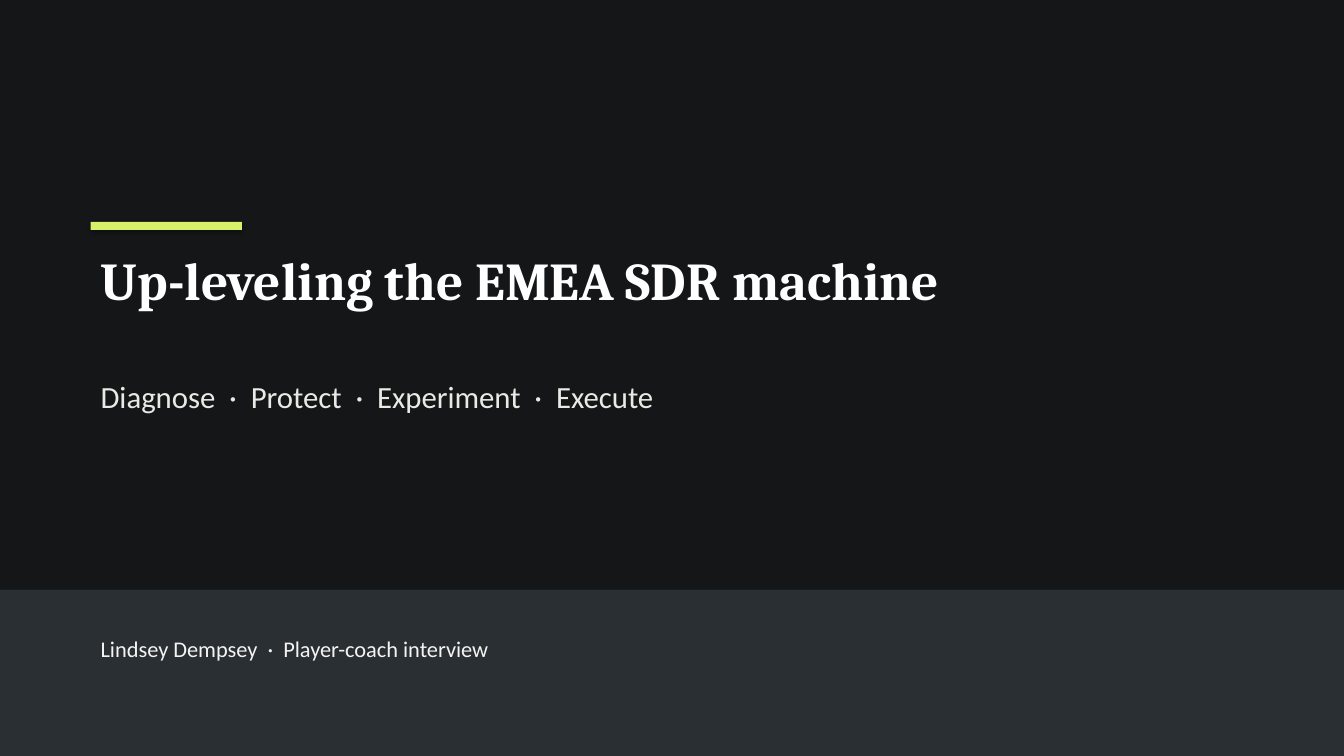
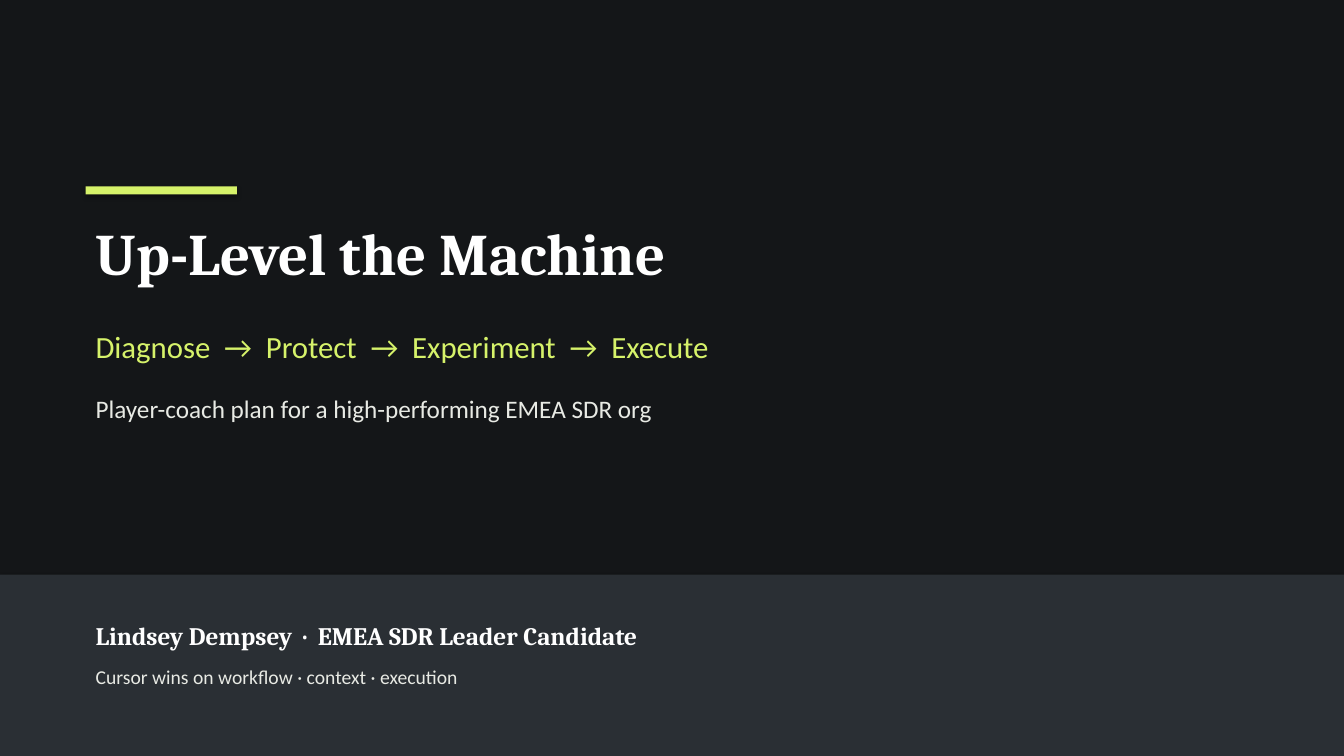
Before and after one commit to dempseli01-stack/lindsey, a slide deck: slide 1 of Lindsey_Presentation.pptx. Drawn at 1344x756 pixels with LibreOffice and Linux fonts; fonts in the diff are those of the drawing. Boxes give left, top, right and bottom in pixels: in the first picture for what was removed or moved away, otherwise in the second. Text is boxed around its words. In the diff, an @@ line names an element or a change of style, - is before the commit and + after.

```diff
--- a/Lindsey_Presentation.pptx
+++ b/Lindsey_Presentation.pptx
@@ rectangle: place and size @@
-rectangle at (91, 222, 242, 230)
+rectangle at (86, 187, 237, 195)
@@ text at (96, 234, 666, 288): text changed; size 38 to 42 pt @@
-Up-leveling the EMEA SDR machine
+Up-Level the Machine
@@ text at (96, 337, 708, 364): text changed; text colour #E8EAE4 to #D6F26A @@
-Diagnose · Protect · Experiment · Execute
+Diagnose → Protect → Experiment → Execute
@@ text at (96, 400, 652, 423): text changed; size 16 to 18 pt; text colour #F4F5F2 to #E8EAE4 @@
-Lindsey Dempsey · Player-coach interview
+Player-coach plan for a high-performing EMEA SDR org
@@ rectangle: place and size @@
-rectangle at (0, 590, 1344, 756)
+rectangle at (0, 575, 1344, 756)
@@ text added at (96, 627, 637, 651), 18 pt, text #FFFFFF, bold @@
+Lindsey Dempsey · EMEA SDR Leader Candidate
@@ text added at (96, 670, 457, 684), 14 pt, text #E8EAE4 @@
+Cursor wins on workflow · context · execution
```
Also in this commit, not shown: 20 other slides changed, 3 other files.
